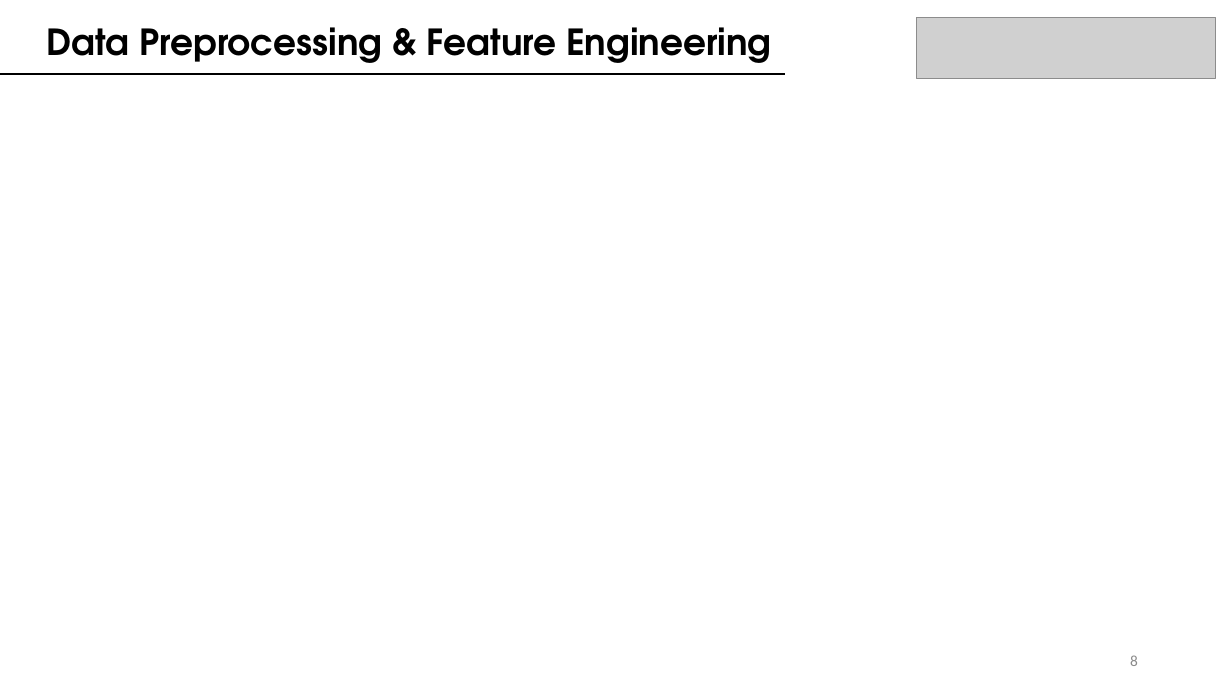
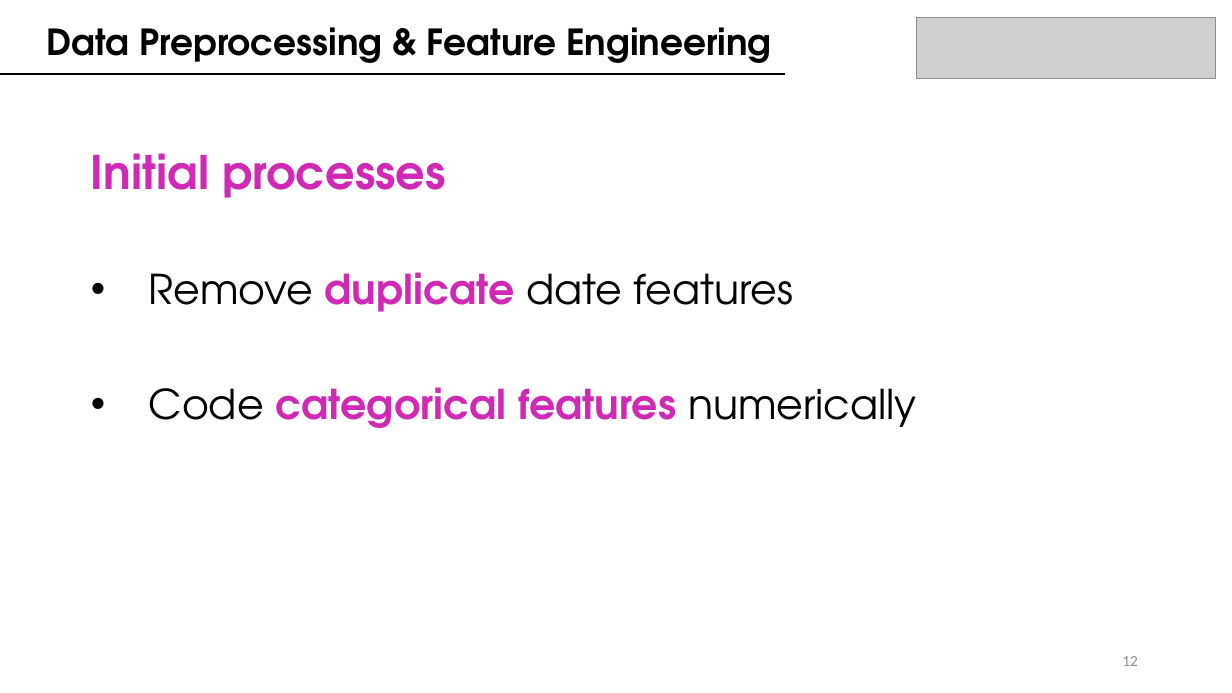
Before and after one commit to juanbeta98/DataScienceStudyCase, a slide deck: slide 13 of BMW ML Case Study.pptx (slide 9 before the commit). Drawn at 1232x693 pixels with LibreOffice and Linux fonts; fonts in the diff are those of the drawing; grey boxes stand for pictures. Boxes give left, top, right and bottom in pixels: in the first picture for what was removed or moved away, otherwise in the second. Text is boxed around its words. In the diff, an @@ line names an element or a change of style, - is before the commit and + after.

```diff
--- a/BMW ML Case Study.pptx
+++ b/BMW ML Case Study.pptx
@@ text added at bbox=[91, 153, 446, 198], 36 pt, text #CF29B5, bold @@
+Initial processes
@@ text added at bbox=[149, 272, 917, 428], 32 pt, text #000000 @@
+• Remove duplicate date features
+• Code categorical features numerically
@@ page number at bbox=[1122, 656, 1138, 666]: text changed @@
-8
+12
```
Also in this commit, not shown: 2 other slides changed, 7 slides added, 1 slide removed, 2 other files.
